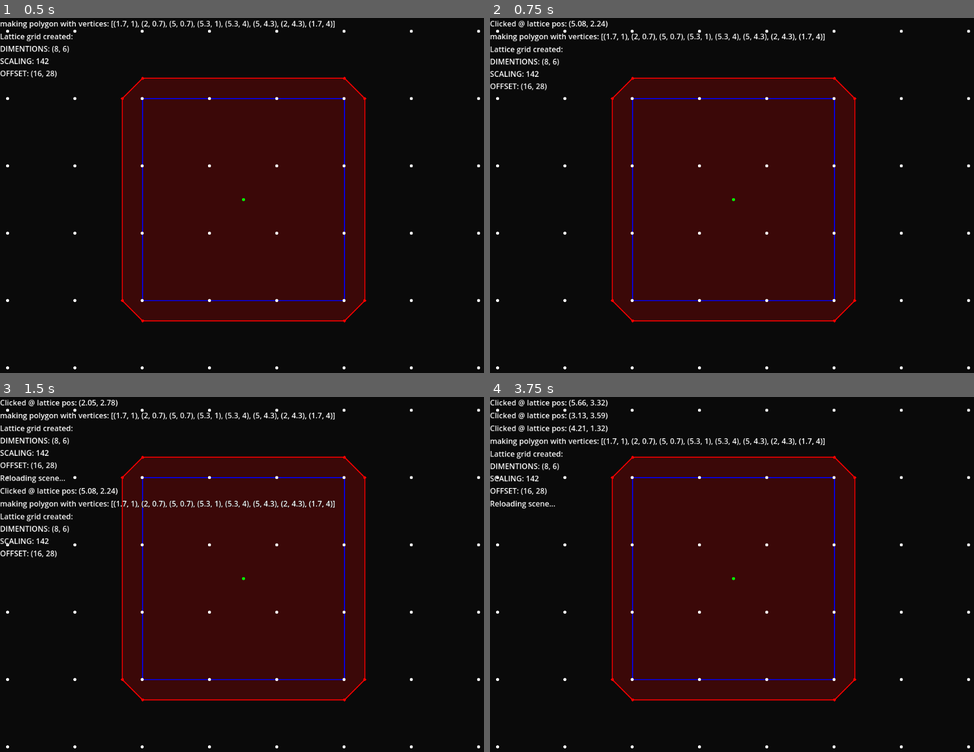
Above: before the commit, frames 1-4 (two rows, left to right).
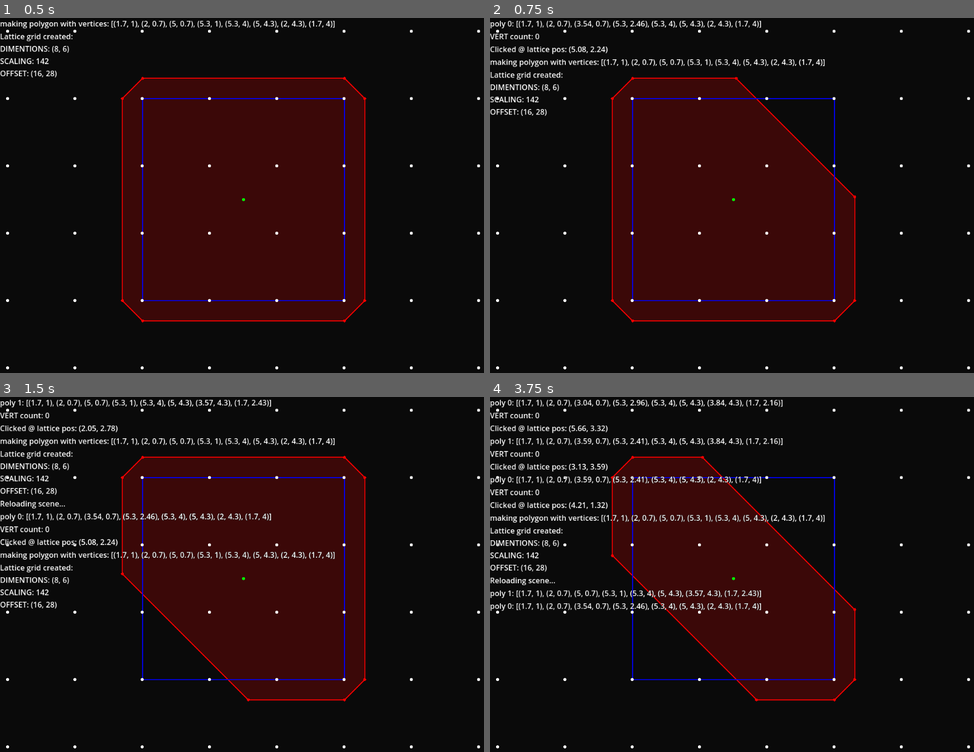
Above: after the commit, the same moments.

Repository: bigkwii/cutting-plane-game-2
Game: Godot game, scene res://scenes/testing/test.tscn
Same seed, same stepped clock (60 frames per second), same inputs: the game is played once before the commit and once after it. The project has no main scene, so this scene is started directly.
Inputs (mouse positions are in pixels of both pictures, inside the frame that each line leads up to):
- Up to frame 1 (0.5 s): no input
- Up to frame 2 (0.75 s): tap Enter at 0.5 s; move the mouse to (838, 181) at 0.52 s; press the mouse at (838, 181) at 0.53 s
- Up to frame 3 (1.5 s): tap R (reset) at 1.25 s; move the mouse to (145, 595) at 1.27 s; release the mouse at (145, 595) at 1.28 s; click (145, 595) at 1.35 s
- Up to frame 4 (3.75 s): tap R (reset) at 2 s; move the mouse to (780, 499) at 2.02 s; press the mouse at (780, 499) at 2.03 s; move the mouse to (707, 652) at 2.77 s; release the mouse at (707, 652) at 2.78 s; click (707, 652) at 2.85 s; move the mouse to (877, 634) at 3.52 s; press the mouse at (877, 634) at 3.53 s

Frame 1 is identical in both runs. In frame 2, 6.6% of the frame differs, in the area x 0-76%, y 0-51%; in frame 3, 9.9%; in frame 4, 17%, in the area x 0-76%, y 0-86%.

Commit message:
a lotta stuff

Diff:
--- a/autoload/defaults.gd
+++ b/autoload/defaults.gd
@@ -2,6 +2,10 @@
 ## Default global variables.
 ## [br][br]
 ## (Default values chosen to match demo)
+## [br][br]
+## !!!!!!!!!!!!!!!!!!!!!!!!!!!!!!!!!!!!!!!!!!!!!!!!!!!
+## !!! CONSIDER CHANGING THE NAME OF THIS AUTOLOAD !!!
+## !!!!!!!!!!!!!!!!!!!!!!!!!!!!!!!!!!!!!!!!!!!!!!!!!!!
 
 @export var DIMENTIONS: Vector2 = Vector2(8, 6)
 @export var SCALING: int = 142
--- a/scenes/testing/polygon.gd
+++ b/scenes/testing/polygon.gd
@@ -41,8 +41,8 @@
 	if packed_vertices.size() < 3:
 		DEBUG.log("polygon._draw: Polygon must have at least 3 vertices! %s given." % packed_vertices.size())
 		return
-	var points: PackedVector2Array = []
-	var colors: PackedColorArray = []
+	var points: PackedVector2Array = PackedVector2Array()
+	var colors: PackedColorArray = PackedColorArray()
 	for vert in VERTS.get_children():
 		points.append( vert.position ) # actual position
 		colors.append( Color(color, 0.2) ) # semi-transparent fill
@@ -62,13 +62,24 @@
 ## Instantiates all PolyPoint nodes for the given vertices.
 func _make_polygon() -> void:
 	DEBUG.log("making polygon with vertices: " + str(initial_vertices))
-	for vert in initial_vertices:
+	packed_vertices = PackedVector2Array(initial_vertices)
+	for vert in packed_vertices:
 		_add_new_vertex(vert)
-	packed_vertices = PackedVector2Array(initial_vertices)
 
 ## Deletes itself and all children
 func delete_polygon() -> void:
 	queue_free()
+
+## Rebuilds the polygon given new vertices in a Array[Vector2].
+func rebuild_polygon(new_vertices: PackedVector2Array) -> void:
+	for vert in VERTS.get_children():
+		VERTS.remove_child(vert) # TODO: maybe make a function for this (?)
+		vert.queue_free()
+	DEBUG.log("VERT count: %s" % VERTS.get_child_count())
+	packed_vertices = new_vertices
+	for vert in packed_vertices:
+		_add_new_vertex(vert)
+	queue_redraw()
 
 ## Checks if the polygon is integral. (if all vertices are integers)
 func is_integral() -> bool:
@@ -90,6 +101,10 @@
 	CENTROID.color = Color(0, 1, 0)
 	return centroid_lattice_pos
 
+## Determines if a given points is inside the polygon, given its lattice position.
+func is_point_inside_polygon(lattice_pos: Vector2) -> bool:
+	return Geometry2D.is_point_in_polygon(lattice_pos, packed_vertices)
+
 ## Calculates the convex integer hull of the polygon and stores it in the CONVEX_INTEGER_HULL node for drawing.
 func calculate_convex_integer_hull() -> void:
 	var hull: PackedVector2Array = []
@@ -106,7 +121,7 @@
 	# find all lattice points inside the bounding box
 	for x in range(min_x, max_x + 1):
 		for y in range(min_y, max_y + 1):
-			if Geometry2D.is_point_in_polygon(Vector2(x, y), packed_vertices): # we need to use the packed version for this
+			if is_point_inside_polygon(Vector2(x, y)): # we need to use the packed version for this
 				hull.append(Vector2(x, y))
 	# get the convex hull of the points
 	hull = Geometry2D.convex_hull(hull)
--- a/scenes/testing/test.gd
+++ b/scenes/testing/test.gd
@@ -1,7 +1,10 @@
 extends Node2D
 
 # -- vars --
-var EPSILON = 0.01
+## epsilon for snapping to grid
+var CLICK_EPSILON = 0.01
+## epsilon for geometric calculations
+var GEOMETRY_EPSILON = 0.00001
 
 # -- child nodes --
 @onready var LATTICE_GRID = $lattice_grid
@@ -24,5 +27,106 @@
 	# print click position
 	if event.is_action_pressed("mouse1"):
 		if event.pressed:
-			var clicked_lattice_pos = snapped( (get_global_mouse_position() - DEFAULTS.OFFSET) / DEFAULTS.SCALING , Vector2(EPSILON, EPSILON) )
+			var clicked_lattice_pos = snapped( (get_global_mouse_position() - DEFAULTS.OFFSET) / DEFAULTS.SCALING , Vector2(CLICK_EPSILON, CLICK_EPSILON) )
 			DEBUG.log( "Clicked @ lattice pos: " + str( clicked_lattice_pos ) )
+			# split the polygon horizontally at the clicked height
+			cut_polygon(Vector2(clicked_lattice_pos.x, clicked_lattice_pos.y), Vector2(0.5,0.5))
+
+## determines if a given point is on a segment
+## [br][br]
+## point: Vector2 the point to check
+## segment_start, segment_end: start and end points of the segment
+func is_point_on_segment(point: Vector2, segment_start: Vector2, segment_end: Vector2) -> bool:
+	var cross_product = (point.y - segment_start.y) * (segment_end.x - segment_start.x) - (point.x - segment_start.x) * (segment_end.y - segment_start.y)
+	if abs(cross_product) > GEOMETRY_EPSILON:
+		return false
+	var dot_product = (point.x - segment_start.x) * (segment_end.x - segment_start.x) + (point.y - segment_start.y) * (segment_end.y - segment_start.y)
+	if dot_product < 0:
+		return false
+	var squared_length = (segment_end - segment_start).length_squared()
+	if dot_product > squared_length:
+		return false
+	return true
+
+## Combination of line_intersects_line and segment_intersects_segment. Returns null if the intersection point is not on the segment
+## [br][br]
+## line_point: Vector2 point that defines the line
+## line_direction: Vector2 direction of the line
+## segment_start, segment_end: start and end points of the segment
+func line_intersects_segment(line_point: Vector2, line_direction: Vector2, segment_start: Vector2, segment_end: Vector2):
+	var segment_direction = segment_end - segment_start
+	var intersection = Geometry2D.line_intersects_line(line_point, line_direction, segment_start, segment_direction)
+	if not intersection:
+		return null
+	if not is_point_on_segment(intersection, segment_start, segment_end):
+		return null
+	return intersection
+
+## Determines if a given point is "above" a given line segment. Really just used to determine which half of a polygon the centroid is in.
+## [br][br]
+## point: Vector2 the point to check
+## line_start, line_end: start and end points of the line segment
+func is_point_above_line(point: Vector2, line_point: Vector2, line_dir: Vector2) -> bool:
+	return (line_dir.x) * (point.y - line_point.y) > (line_dir.y) * (point.x - line_point.x)
+
+## splits a polygon in two halves given a line
+## [br][br]
+## polygon: PackedVector2Array the polygon to be split
+## line_start, line_end: start and end points of the line
+## [br][br]
+## !!!!!!!!!!!!!!!!!!!!!!!!!!!!!!!!!!!!!!!!!!!!!!!!!!!!!!!!!!!!!!!!!!!!!!!!!!!!!!!!!!!!!!!!!!!!
+## !!! TODO: this function is kinda ugly and probably does a bunch of unnecesaary stuff.    !!!
+## !!! Plus: it should be in the polygon.gd script. Same goes for the cut_polygon function. !!!
+## !!!!!!!!!!!!!!!!!!!!!!!!!!!!!!!!!!!!!!!!!!!!!!!!!!!!!!!!!!!!!!!!!!!!!!!!!!!!!!!!!!!!!!!!!!!!
+func split_polygon(polygon: PackedVector2Array, line_point: Vector2, line_dir: Vector2) -> Array:
+	var new_poly_1 = PackedVector2Array()
+	var new_poly_2 = PackedVector2Array()
+	var intersection_points = []
+	for i in range(polygon.size()):
+		var start_point = polygon[i]
+		var end_point = polygon[(i + 1) % polygon.size()]
+		var intersection = line_intersects_segment(line_point, line_dir, start_point, end_point)
+		if intersection:
+			intersection_points.append(intersection)
+	if intersection_points.size() != 2:
+		DEBUG.log("split_polygon: Invalid number of intersection points: %s" % intersection_points.size())
+		return []
+	var is_upper = is_point_above_line(polygon[0], line_point, line_dir)
+	var added_intersection_1 = false
+	var added_intersection_2 = false
+	for i in range(polygon.size()):
+		var current_point = polygon[i]
+		if is_point_above_line(current_point, line_point, line_dir):
+			new_poly_1.append(current_point)
+		else:
+			new_poly_2.append(current_point)
+		var next_point = polygon[(i + 1) % polygon.size()]
+		if line_intersects_segment(line_point, line_dir, current_point, next_point):
+			var intersection = intersection_points.pop_front()
+			if not added_intersection_1:
+				new_poly_1.append(intersection)
+				new_poly_2.append(intersection)
+				added_intersection_1 = true
+			elif not added_intersection_2:
+				new_poly_1.append(intersection)
+				new_poly_2.append(intersection)
+				added_intersection_2 = true
+			is_upper = not is_upper
+	return [new_poly_1, new_poly_2]
+
+## cuts the polygon, given a line, and keeps the half that contains the centroid of the original.
+## [br][br]
+## line_start, line_end: start and end points of the line
+func cut_polygon(line_start: Vector2, line_end: Vector2) -> void:
+	var centroid: Vector2 = POLYGON.CENTROID.lattice_position
+	var polygon_verts = POLYGON.packed_vertices
+	var new_polygons = split_polygon(polygon_verts, line_start, line_end)
+	if new_polygons.size() == 0:
+		DEBUG.log("cut_polygon: No new polygons found.")
+		return
+	if Geometry2D.is_point_in_polygon(centroid, new_polygons[0]):
+		POLYGON.rebuild_polygon(new_polygons[0])
+		DEBUG.log("poly 0: %s" % new_polygons[0], 100)
+	else:
+		POLYGON.rebuild_polygon(new_polygons[1])
+		DEBUG.log("poly 1: %s" % new_polygons[1], 100)
--- a/scenes/testing/test.tscn
+++ b/scenes/testing/test.tscn
@@ -11,5 +11,4 @@
 
 [node name="polygon" parent="." instance=ExtResource("3_dbcd7")]
 position = Vector2(1, 0)
-color = Color(1, 0, 0, 1)
 initial_vertices = Array[Vector2]([Vector2(1.7, 1), Vector2(2, 0.7), Vector2(5, 0.7), Vector2(5.3, 1), Vector2(5.3, 4), Vector2(5, 4.3), Vector2(2, 4.3), Vector2(1.7, 4)])
Not shown, changed: NOTES.md
